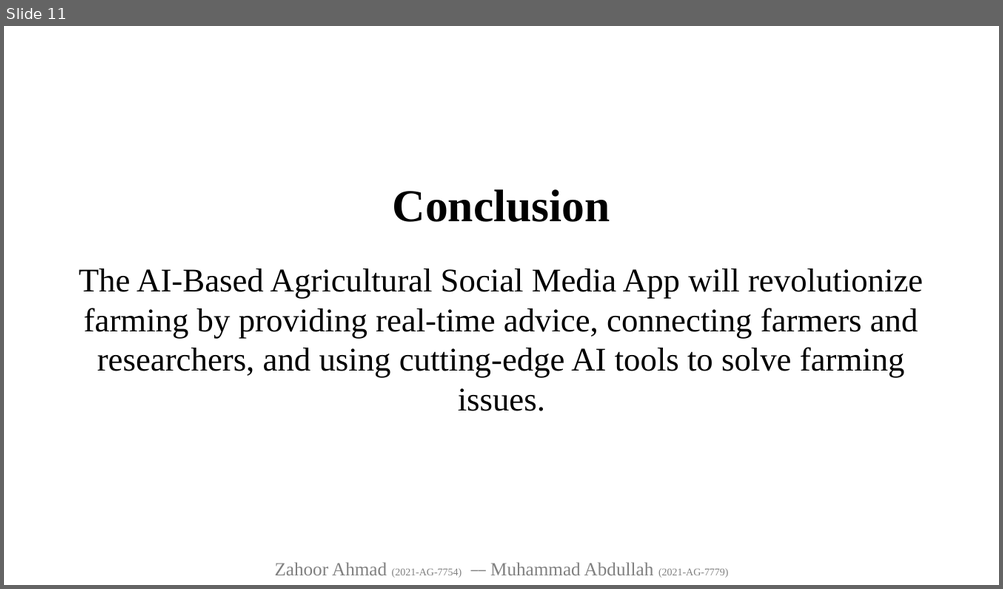
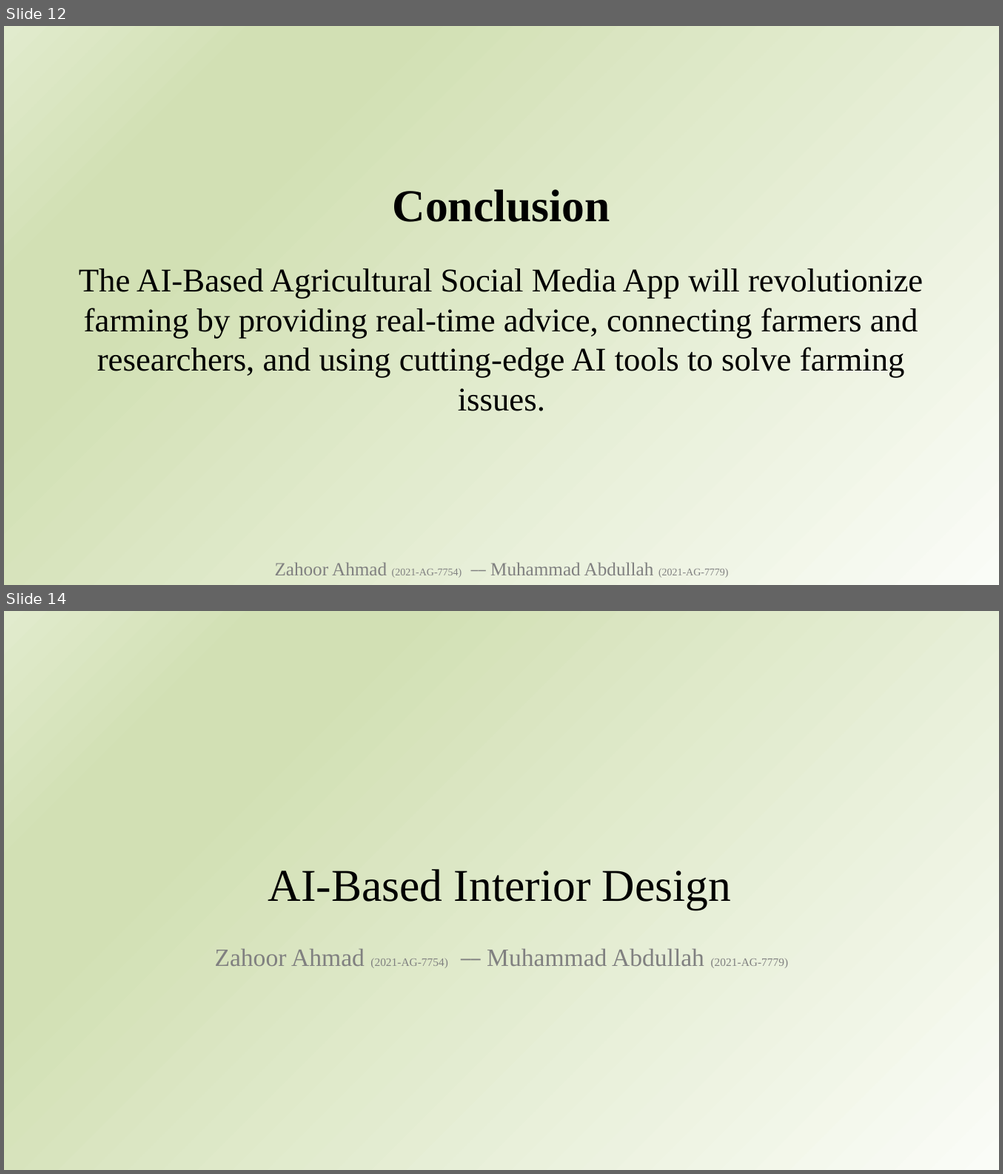
Before and after one commit to zahooronly/FYP, a slide deck: FYP AI Based Agricultural Social Media App Zahoor - Abdullah.pptx. Shown one above the other, each under a label of ours: slide 11 before the commit, slides 12 and 14 after it; the slides between them are not shown. The pictures are 1003x589 and 1003x1174 pixels, drawn with LibreOffice and Linux fonts; fonts in the diff are those of the drawing. Boxes give left, top, right and bottom in pixels: in the first picture for what was removed or moved away, otherwise in the second. Text is boxed around its words. In the diff, an @@ line names an element or a change of style, - is before the commit and + after.

```diff
--- a/FYP AI Based Agricultural Social Media App Zahoor - Abdullah.pptx
+++ b/FYP AI Based Agricultural Social Media App Zahoor - Abdullah.pptx
@@ slide 14 added at (4, 611, 999, 1170), background gradient #FAFCF7 to #D2E0B4 to #E1EBCD @@
@@ text added at (268, 869, 731, 910), 44 pt, text #000000 @@
+AI-Based Interior Design
@@ text added at (215, 949, 788, 968), 24 pt, text #808080 @@
+Zahoor Ahmad (2021-AG-7754) ⎯⎯ Muhammad Abdullah (2021-AG-7779)
@@ what was slide 11 is now slide 12 @@
@@ slide 12 changed as well @@
@@ background #FFFFFF to gradient #FAFCF7 to #D2E0B4 to #E1EBCD @@
```
Also in this commit, not shown: 10 other slides changed, 11 other slides added, 1 other file.
